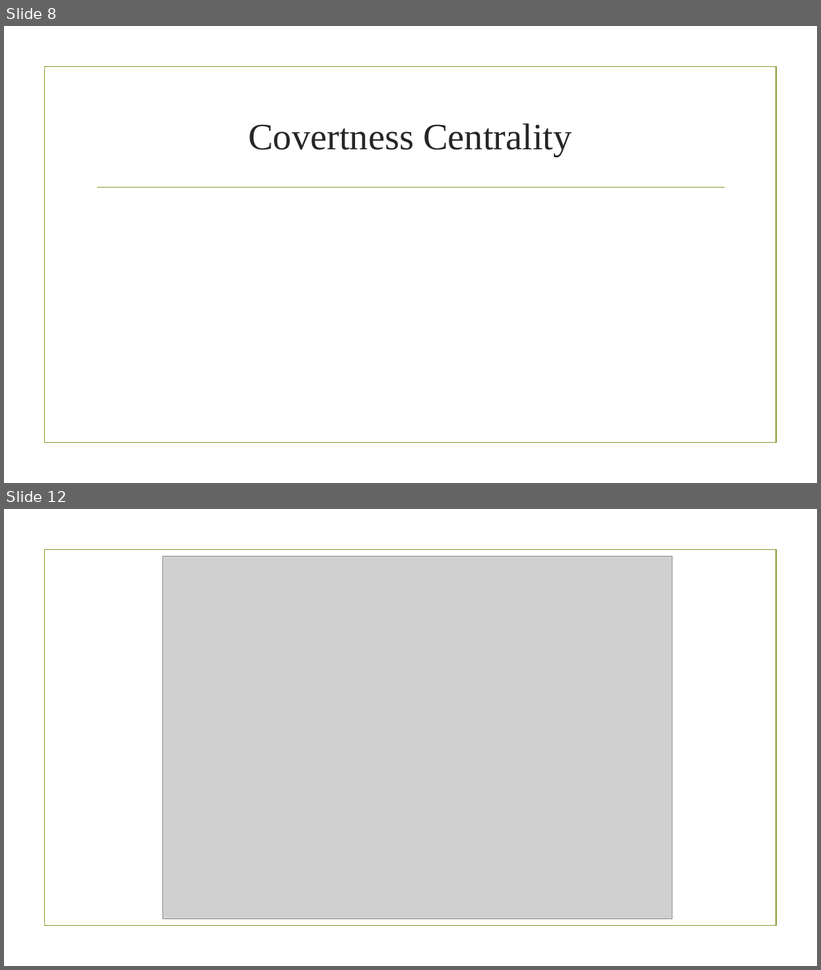
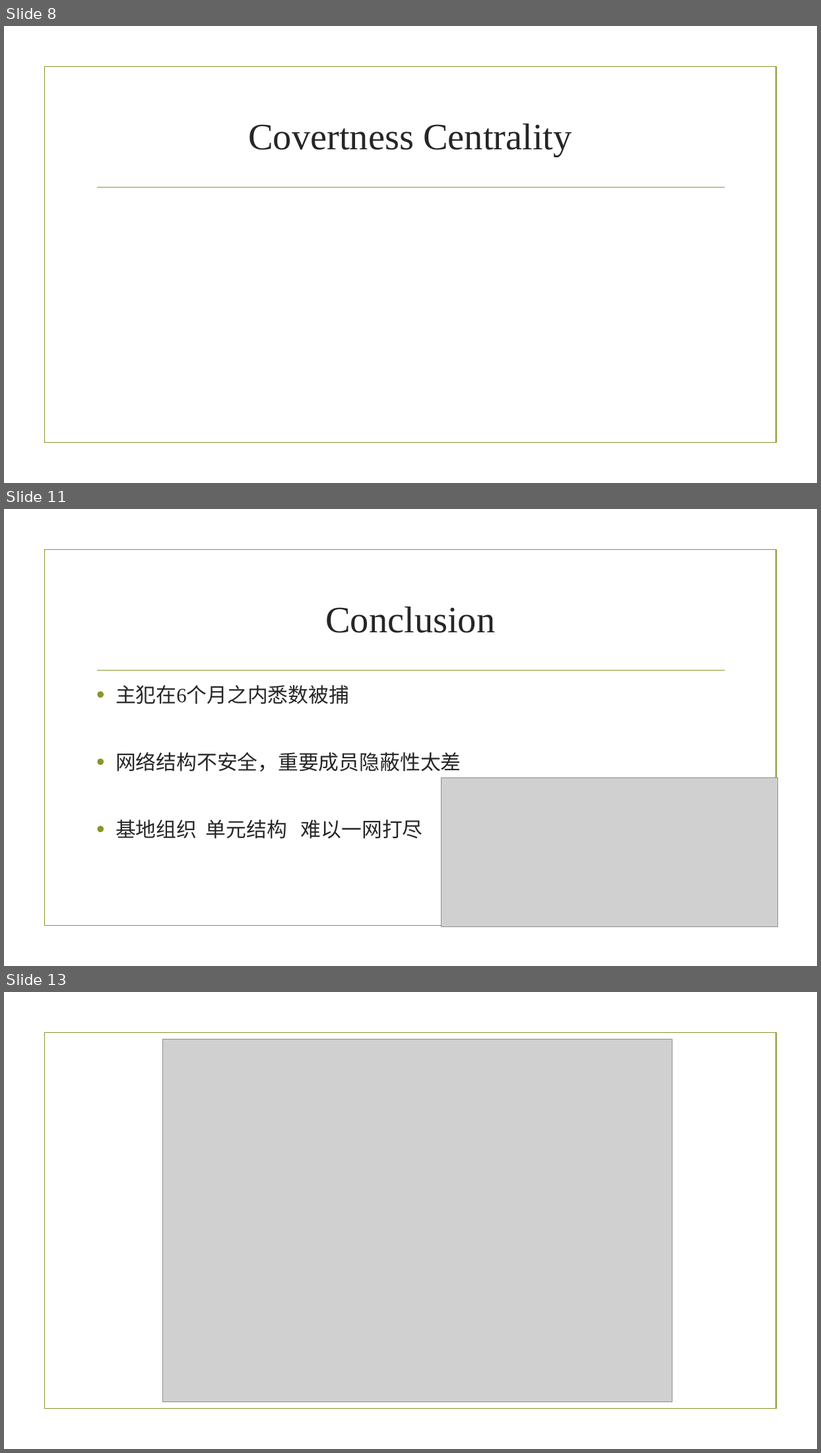
Before and after one commit to stevenyvette/train-bombing, a slide deck: 11.30组会.pptx. Shown one above the other, each under a label of ours: slides 8 and 12 before the commit, slides 8, 11 and 13 after it; the slides between them are not shown. The pictures are 821x970 and 821x1453 pixels, drawn with LibreOffice and Linux fonts; fonts in the diff are those of the drawing; grey boxes stand for pictures; background and template pictures are left out. Boxes give left, top, right and bottom in pixels: in the first picture for what was removed or moved away, otherwise in the second. Text is boxed around its words. In the diff, an @@ line names an element or a change of style, - is before the commit and + after.

```diff
--- a/11.30组会.pptx
+++ b/11.30组会.pptx
@@ slide 11 added at bbox=[4, 509, 817, 966], background picture (left out); not listed: 2 template elements that a slide beside it also shows @@
@@ title added at bbox=[325, 607, 495, 633], 44 pt, text #262626 @@
+Conclusion
@@ text added at bbox=[116, 685, 461, 839], 24 pt, text #262626 @@
+• 主犯在6个月之内悉数被捕
+• 网络结构不安全，重要成员隐蔽性太差
+• 基地组织 单元结构 难以一网打尽
@@ picture added at bbox=[442, 778, 779, 927] @@
@@ what was slide 12 is now slide 13 @@
```
Also in this commit, not shown: 5 slides changed, 4 other slides added, 2 slides removed, 9 other files.
